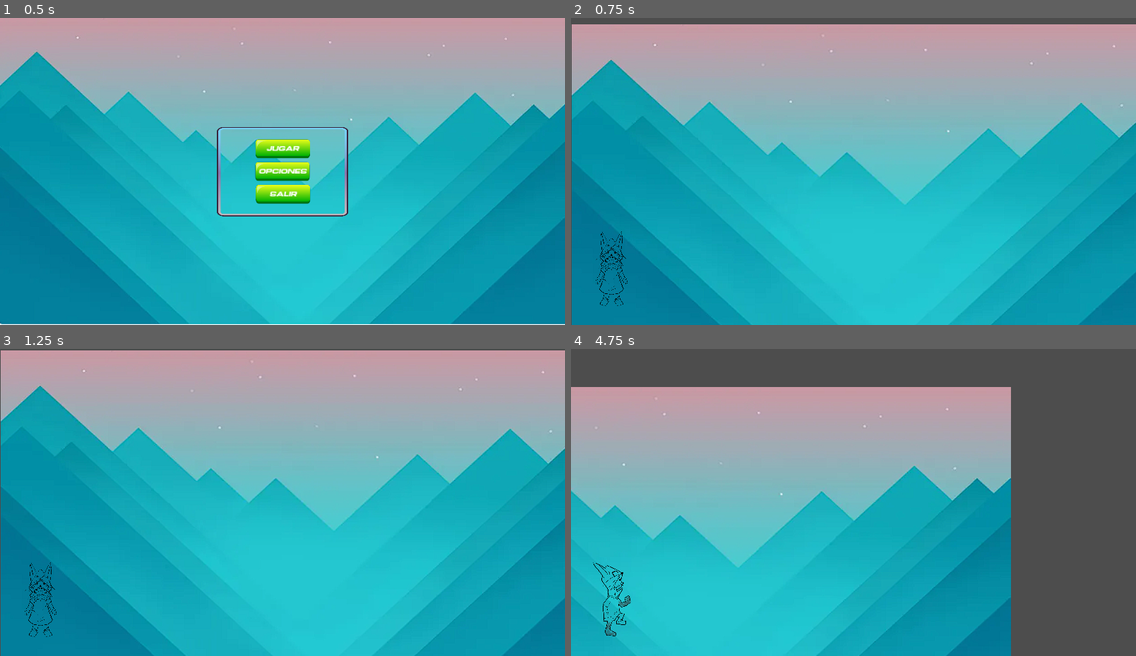
Above: before the commit, frames 1-4 (two rows, left to right).
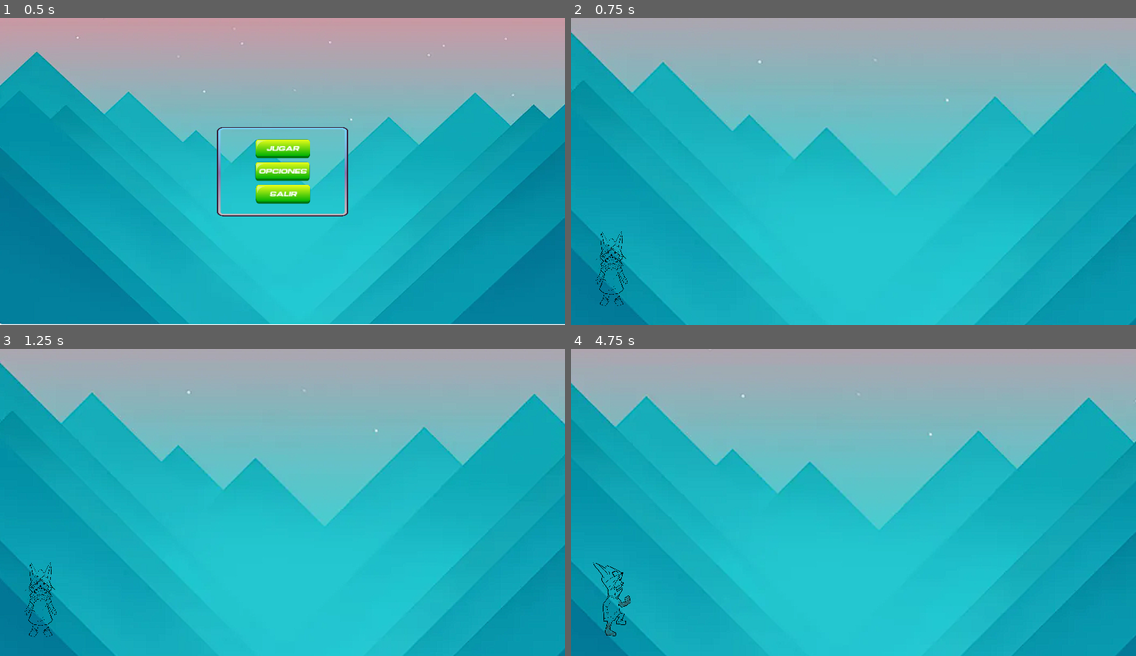
Above: after the commit, the same moments.

Repository: apricotstd/GodotGameJam
Game: Godot game, scene res://bin/views/menu/menu.tscn
The game is run twice, just before and just after one commit, with the same random seed, the same clock (stepped at 60 frames per second) and the same inputs.
Inputs:
- Up to frame 1 (0.5 s): no input
- Up to frame 2 (0.75 s): click "JUGAR" at 0.5 s
- Up to frame 3 (1.25 s): no input
- Up to frame 4 (4.75 s): tap Enter (ui_accept) at 1.25, 1.52, 2.27, 3.77, 4.52 s; hold Right (ui_right) 1.28-2.78 s; hold Left (ui_left) 2.78-3.53 s; hold Right (ui_right) from 3.53 s (still down)

Frame 1 is identical in both runs. In frame 2, 37% of the frame differs, in the area x 0-100%, y 0-100%; in frame 3, 33%; in frame 4, 85%.

Commit message:
modficiaciones paralax

Diff:
--- a/bin/game/game_lvl_1.tscn
+++ b/bin/game/game_lvl_1.tscn
@@ -9,10 +9,15 @@
 [node name="GameLvl1" type="Node2D"]
 
 [node name="ParallaxBackground" type="ParallaxBackground" parent="."]
+follow_viewport_enabled = true
 
-[node name="img" type="Sprite2D" parent="Parallax2D"]
-position = Vector2(1006, 542.75)
-scale = Vector2(3.36076, 3.07995)
+[node name="Parallax2D" type="Parallax2D" parent="ParallaxBackground"]
+scroll_scale = Vector2(0.1, 0.1)
+repeat_size = Vector2(2530, 0)
+
+[node name="img" type="Sprite2D" parent="ParallaxBackground/Parallax2D"]
+position = Vector2(1006, 534)
+scale = Vector2(4, 4)
 texture = ExtResource("1_07dyt")
 
 [node name="Player" parent="." instance=ExtResource("2_weomq")]
